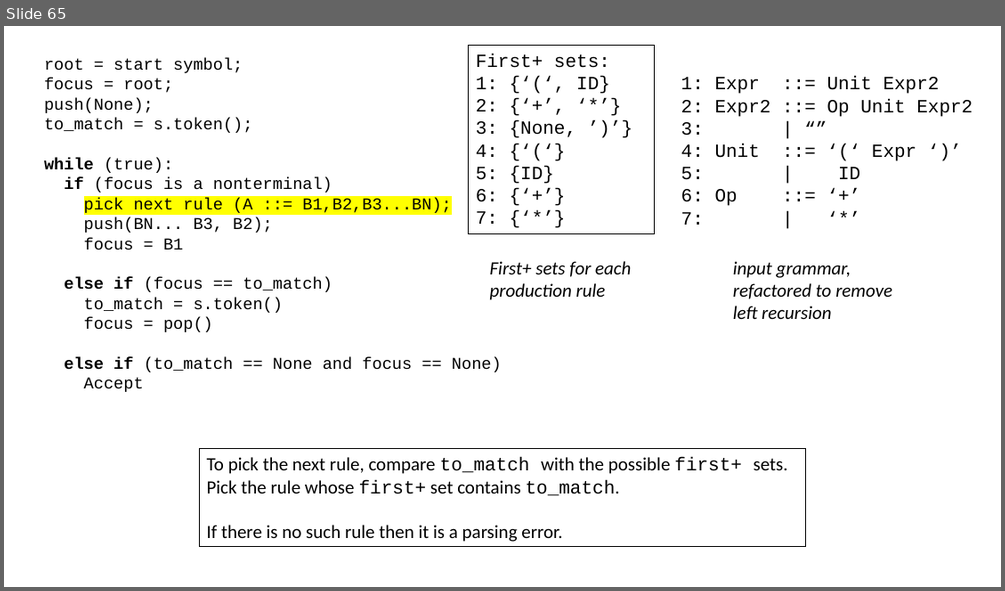
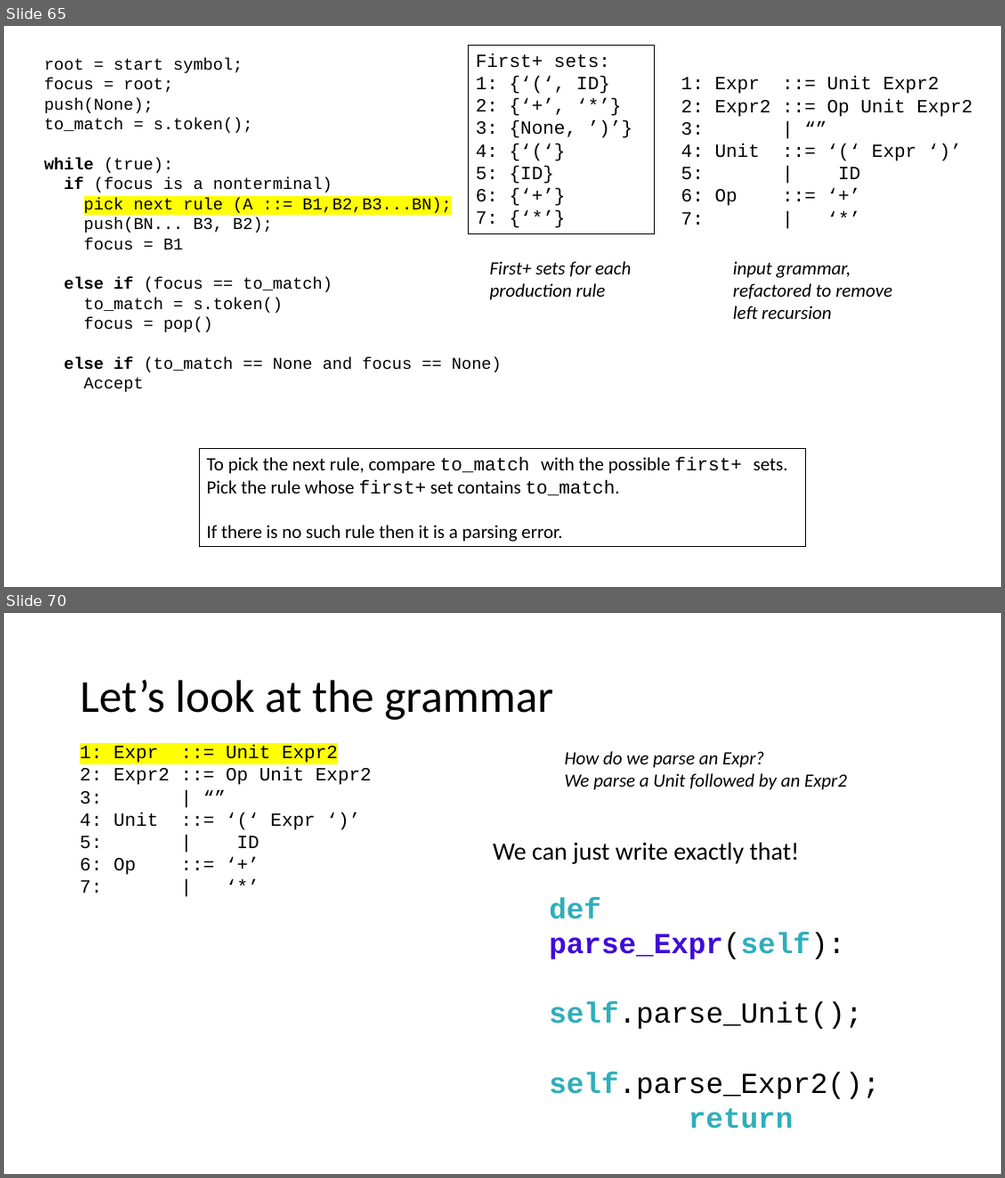
Before and after one commit to siero/CSE110A-W26, a slide deck: PDFS/C110-09-TOP-DOWN-PARSING.pptx. Shown one above the other, each under a label of ours: slide 65 before the commit, slides 65 and 70 after it; the slides between them are not shown. The pictures are 1005x591 and 1005x1178 pixels, drawn with LibreOffice and Linux fonts; fonts in the diff are those of the drawing. Boxes give left, top, right and bottom in pixels: in the first picture for what was removed or moved away, otherwise in the second. Text is boxed around its words. In the diff, an @@ line names an element or a change of style, - is before the commit and + after.

```diff
--- a/PDFS/C110-09-TOP-DOWN-PARSING.pptx
+++ b/PDFS/C110-09-TOP-DOWN-PARSING.pptx
@@ slide 70 added at (4, 613, 1001, 1174), background #FFFFFF @@
@@ title added at (80, 680, 553, 720), 44 pt, text #000000 @@
+Let’s look at the grammar
@@ text added at (80, 745, 372, 892), 18 pt, text #000000 @@
+1: Expr ::= Unit Expr2
+2: Expr2 ::= Op Unit Expr2
+3: | “”
+4: Unit ::= ‘(‘ Expr ‘)’
+5: | ID
+6: Op ::= ‘+’
+7: | ‘*’
@@ text added at (565, 751, 847, 790), 18 pt, text #000000, italic @@
+How do we parse an Expr?
+We parse a Unit followed by an Expr2
@@ text added at (493, 842, 800, 864), 24 pt, text #000000 @@
+We can just write exactly that!
@@ text added at (549, 897, 880, 1128), 28 pt, text #000000 @@
+def parse_Expr(self):
+self.parse_Unit();
+self.parse_Expr2();
+return
```
Also in this commit, not shown: 1 slide changed, 13 other slides added, 1 other file.
